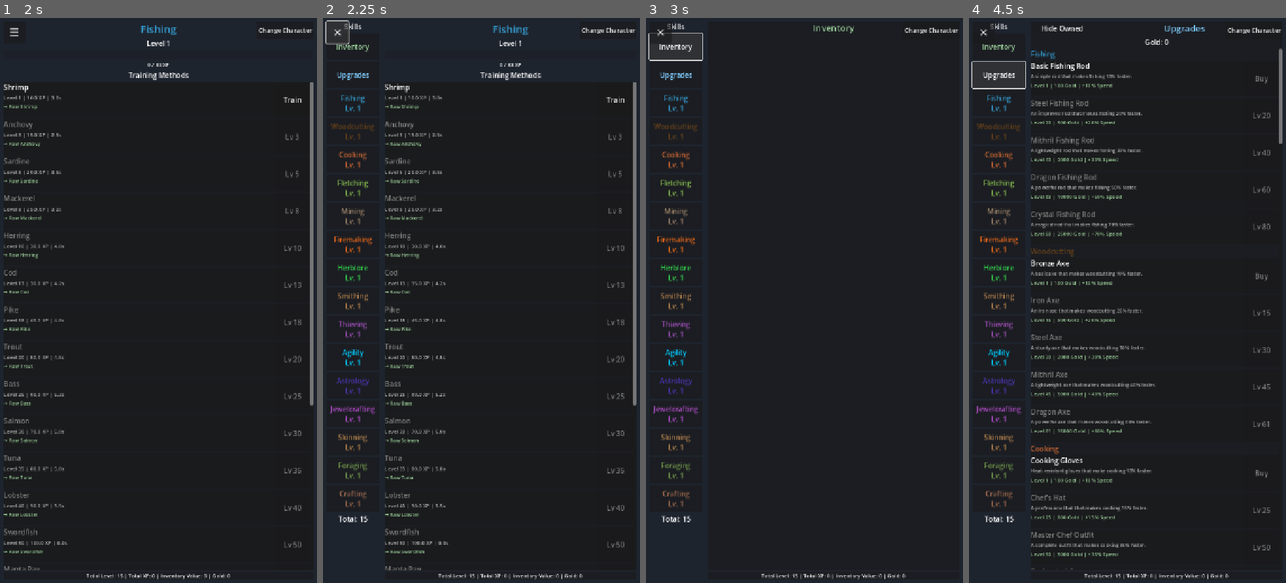
Above: before the commit, frames 1-4 (left to right).
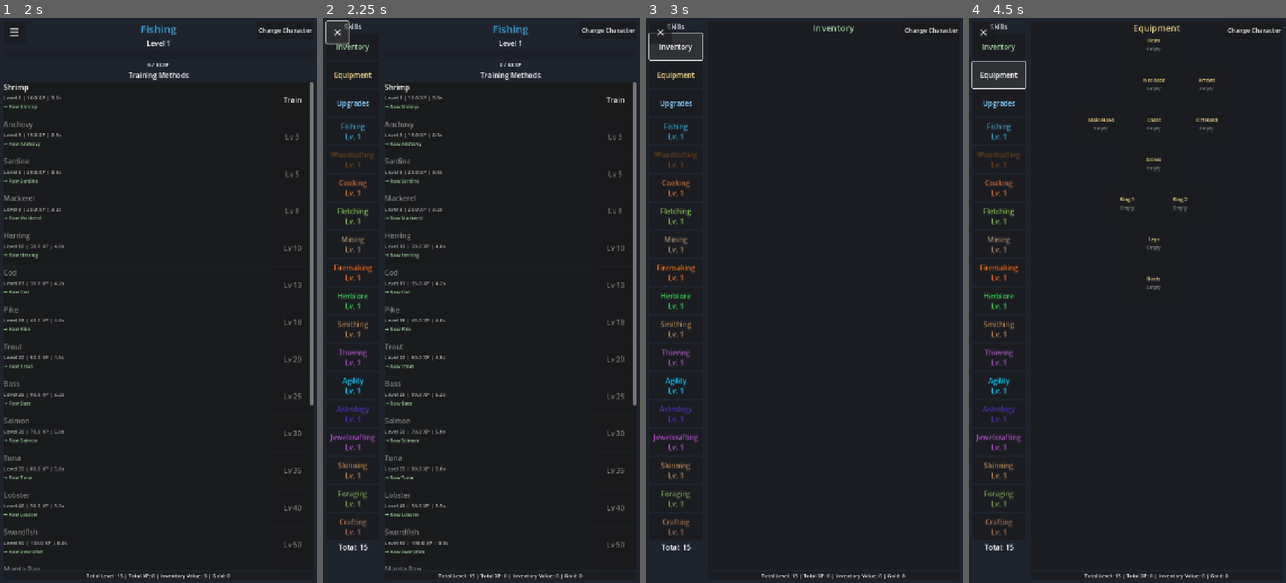
Above: after the commit, the same moments.

Repository: fahmed93/idlescapers
Game: Godot game, scene res://scenes/main.tscn
Two runs of this game, one before a commit and one after it. Both use one fixed random seed, a clock stepped at 60 frames per second and the inputs below. This scene is started directly instead of the project's main scene.
Inputs (mouse positions are in pixels of both pictures, inside the frame that each line leads up to):
- Up to frame 1 (2 s): click "Train" at 0.5 s; click "Stop Training" at 1.25 s
- Up to frame 2 (2.25 s): click "☰" at 2 s
- Up to frame 3 (3 s): click "Inventory" at 2.75 s
- Up to frame 4 (4.5 s): click "Upgrades" at 3.5 s; click (997, 74) at 4.25 s, where only the run after the commit has a clickable "Equipment"

Frame 1 is identical in both runs. In frame 2, 2.0% of the frame differs, in the area x 2-17%, y 9-95%; in frame 3, 2.0%; in frame 4, 8.0%, in the area x 2-99%, y 1-98%.

Commit message:
Fix: Add equipment_button to sidebar exclusion list
Co-authored-by: fahmed93 <4407704+fahmed93@users.noreply.github.com>

Diff:
--- a/scripts/main.gd
+++ b/scripts/main.gd
@@ -106,9 +106,9 @@
 		_update_training_progress()
 
 func _populate_skill_sidebar() -> void:
-	# Clear existing buttons (but not the header, upgrades button, or inventory button)
+	# Clear existing buttons (but not the header, upgrades button, inventory button, or equipment button)
 	for child in skill_sidebar.get_children():
-		if child is Button and child != upgrades_button and child != inventory_button:
+		if child is Button and child != upgrades_button and child != inventory_button and child != equipment_button:
 			child.queue_free()
 	skill_buttons.clear()
 
